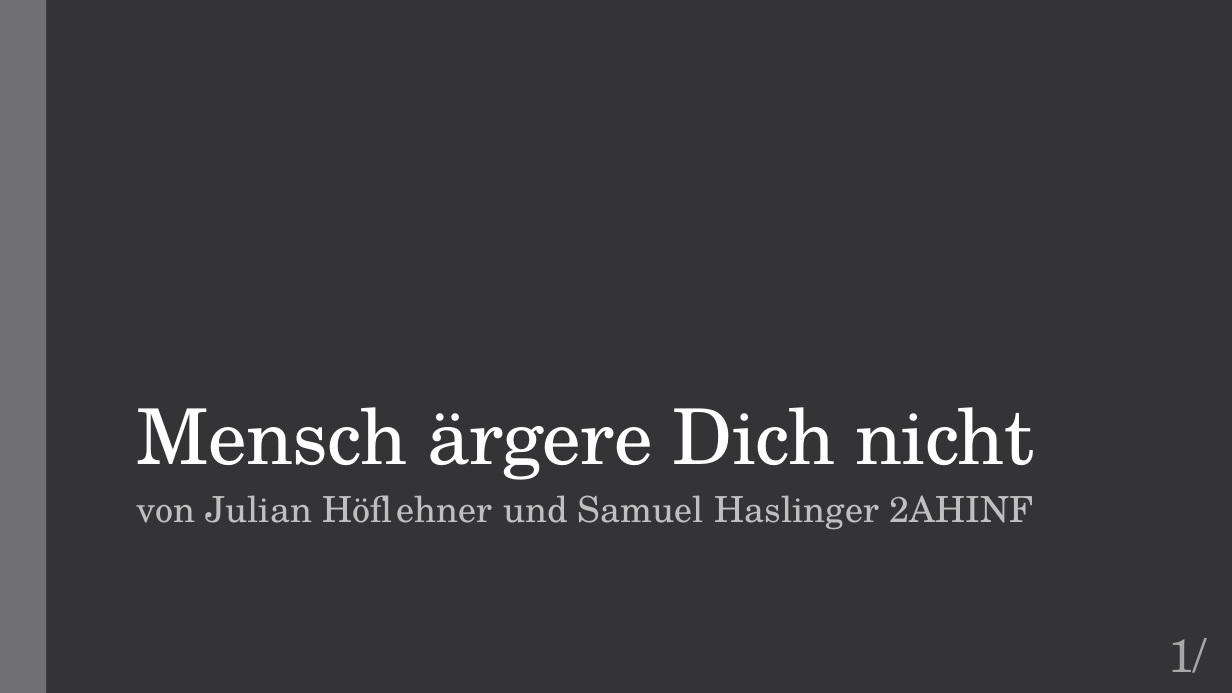
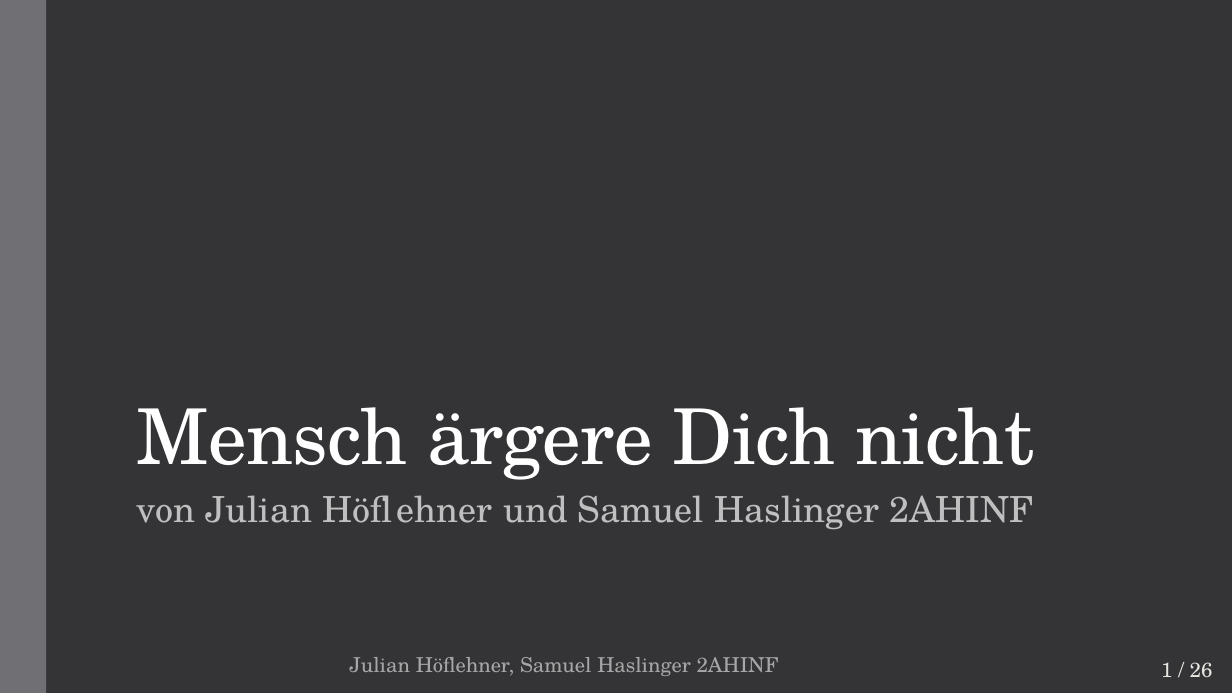
Before and after one commit to Wutze0/Mensch_Aergere_Dich_Nicht, a slide deck: slide 1 of MenschAergereDichNicht.pptx. Drawn at 1232x693 pixels with LibreOffice and Linux fonts; fonts in the diff are those of the drawing. Boxes give left, top, right and bottom in pixels: in the first picture for what was removed or moved away, otherwise in the second. Text is boxed around its words. In the diff, an @@ line names an element or a change of style, - is before the commit and + after.

```diff
--- a/MenschAergereDichNicht.pptx
+++ b/MenschAergereDichNicht.pptx
@@ text added at box(349, 657, 779, 676), 16 pt, text #A6A6A6 @@
+Julian Höflehner, Samuel Haslinger 2AHINF
@@ page number at box(1161, 662, 1213, 677): vertical alignment middle to top @@
@@ page number at box(1161, 662, 1213, 677): text changed; size 36 to 16 pt; text colour #A6A6A6 to #E6E5E0 @@
-1/
+1 / 26
```
Also in this commit, not shown: 20 other slides changed, 5 slides added, 7 slides removed, 3 other files.
